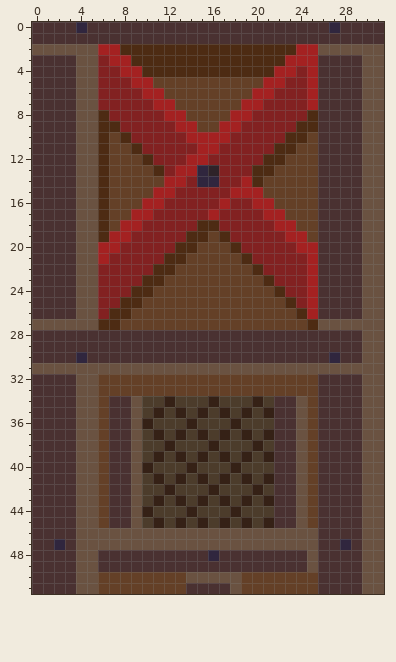
File history of a pixel-art sprite, kingslayer/resources/images/resource_collector_red.png. Above, as it was before the edit.
The file is 32x52 pixels. Colours within 5 levels of each other are drawn and written as one.
After:
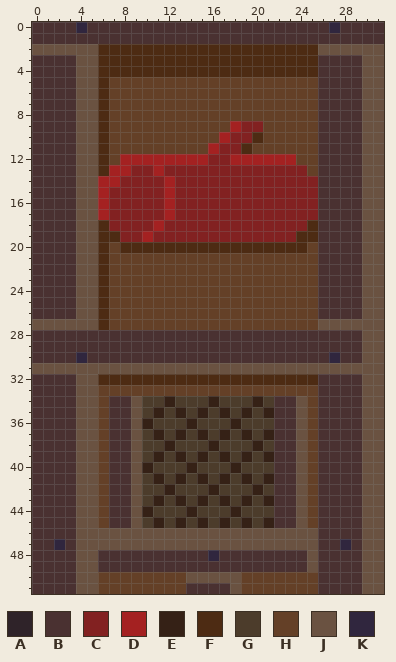
Palette (. is transparent): A #2f2329  B #4a3131  C #822121  D #a42121  E #352116  F #4d2b13  G #4c3c2b  H #644027  J #6a5241  K #30263e
Difference:
Changed rows in their new state; - is an unchanged pixel.
first column x 6:
 2 FF----------------FF
 3 FFF--------------FFF
 4 FFFF------------FFFF
 5 FHHHH----------HHHHH
 6 FHHHHH--------HHHHHH
 7 FHHHHHH------HHHHHHH
 8 -HHHHHHH----HHHHHHHH
 9 -HHHHHHHH--H---HHHHH
10 --HHHHHHHHH---FHHHH-
11 ---HHHHHHH---FHHHH--
12 --DDDDDD----DDDDDD--
13 -DDCCD-CCCC---CCCCC-
14 DDCCCC-C-CC--CCCCCCC
15 DCCCCC------CCCCCCCC
16 DCCCCCD----C--CCCCCC
17 DCCCC-D---C----CCCCC
18 -CCC-D---CC-----CCCF
19 -FC-D---CCCC-----CFF
20 FHFFFFF--FFF-FFFFFFH
21 FHHHHHHH-----HHHHHHH
22 FHHHHHH-------HHHHHH
23 FHHHHH---------HHHHH
24 FHHHH-----------HHHH
25 FHHH-------------HHH
26 FHH---------------HH
27 -H-----------------H
first column x 6:
32 FFFFFFFFFFFFFFFFFFFF
